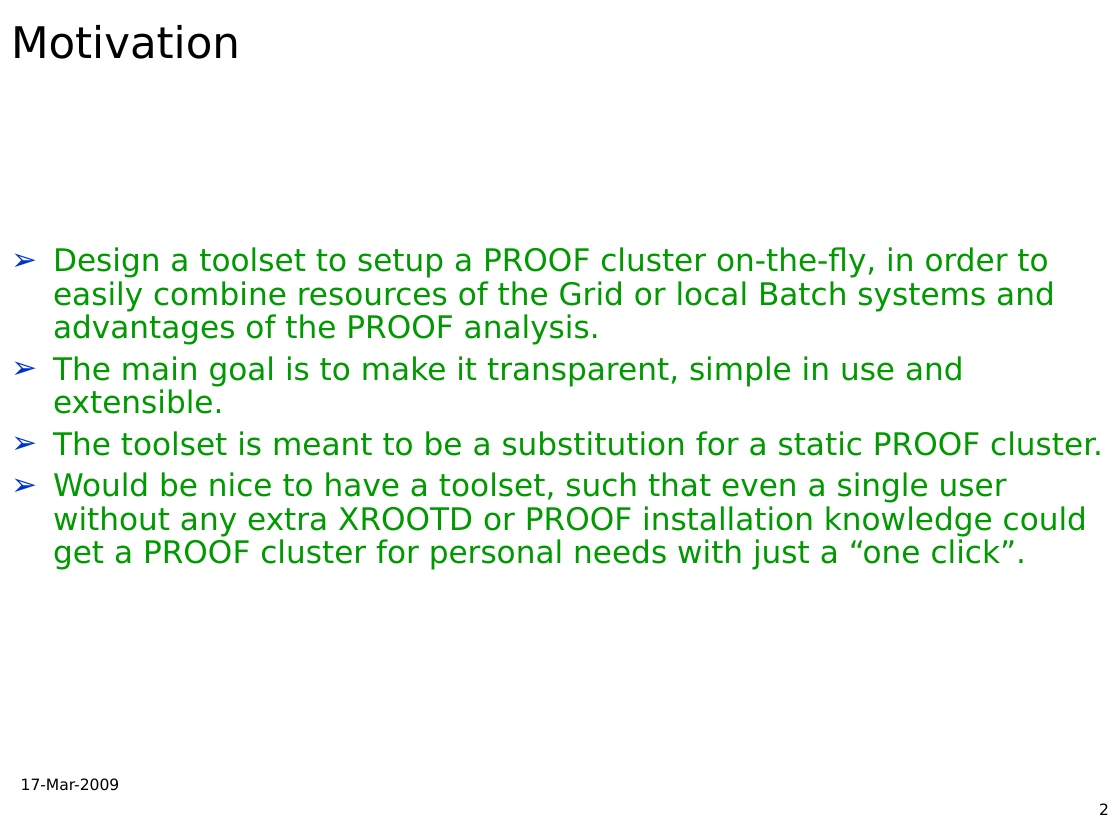
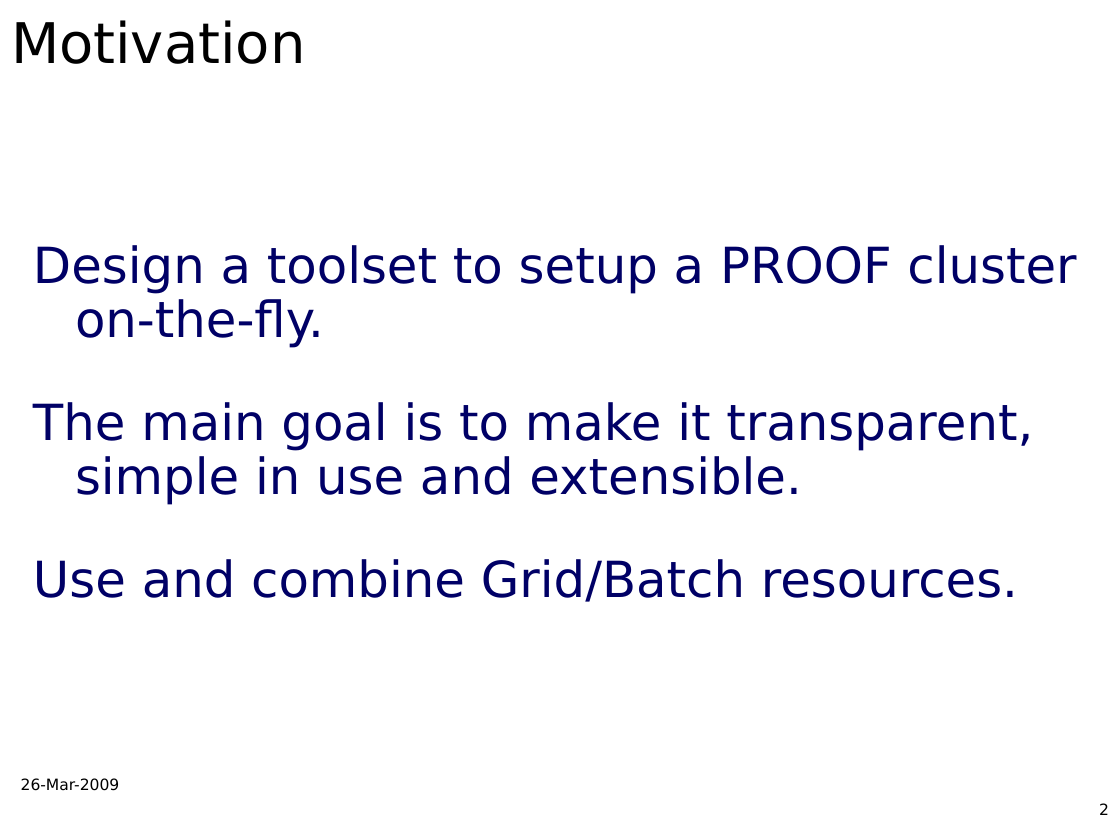
Before and after one commit to AnarManafov/PoDDocumentation, a slide deck: slide 2 of CHEP/CHEP2009/CHEP2009-PoD-AnarManafov.ppt. Drawn at 1120x840 pixels with LibreOffice and Linux fonts; fonts in the diff are those of the drawing; background and template pictures are left out. Boxes give left, top, right and bottom in pixels: in the first picture for what was removed or moved away, otherwise in the second. Text is boxed around its words. In the diff, an @@ line names an element or a change of style, - is before the commit and + after.

```diff
--- a/CHEP/CHEP2009/CHEP2009-PoD-AnarManafov.ppt
+++ b/CHEP/CHEP2009/CHEP2009-PoD-AnarManafov.ppt
@@ title "Motivation" at box(11, 20, 305, 64): size 28 to 36 pt @@
@@ text "Design a toolset to setup ...": place and size @@
-text "Design a toolset to setup ..." at box(53, 247, 1103, 570)
+text "Design a toolset to setup ..." at box(33, 245, 1076, 602)
@@ text at box(33, 245, 1076, 348): text changed; size 20 to 32 pt; text colour #009900 to #000066 @@
-➢ Design a toolset to setup a PROOF cluster on-the-fly, in order to easily combine resources of the Grid or local Batch systems and advantages of the PROOF analysis.
+Design a toolset to setup a PROOF cluster on-the-fly.
@@ text at box(33, 402, 1033, 505): size 20 to 32 pt, text colour #009900 to #000066 in "The main goal is to make it ..."; bullet ➢ to none; more space between paragraphs @@
@@ text at box(33, 559, 1018, 602): text changed; size 20 to 32 pt; text colour #009900 to #000066 @@
-➢ The toolset is meant to be a substitution for a static PROOF cluster.
-➢ Would be nice to have a toolset, such that even a single user without any extra XROOTD or PROOF installation knowledge could get a PROOF cluster for personal needs with just a “one click”.
+Use and combine Grid/Batch resources.
@@ text at box(21, 778, 120, 791): text changed @@
-17-Mar-2009
+26-Mar-2009
```
Also in this commit, not shown: 9 other slides changed.
